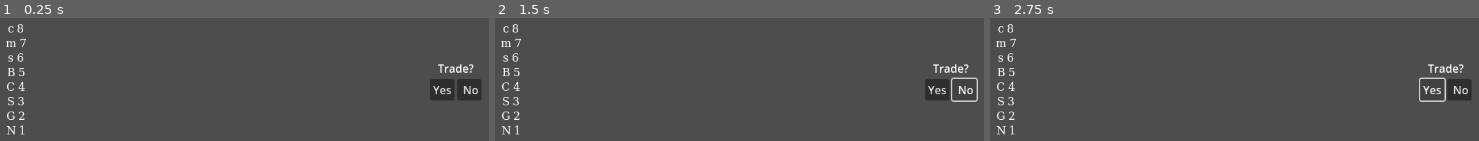
Above: before the commit, frames 1-3 (left to right).
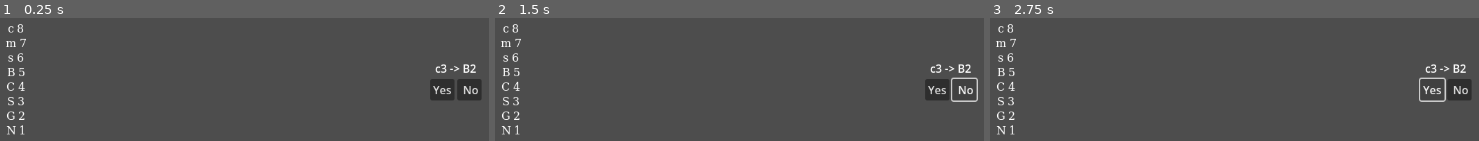
Above: after the commit, the same moments.

Repository: scarlettjclark/pencil-coloured-pirates
Game: Godot game, scene res://Scenes/trade_phase_ui.tscn
Two runs of this game, one before a commit and one after it. Both use one fixed random seed, a clock stepped at 60 frames per second and the inputs below.
Inputs:
- Up to frame 1 (0.25 s): no input
- Up to frame 2 (1.5 s): click "Yes" at 0.5 s; click "No" at 1.25 s
- Up to frame 3 (2.75 s): click "Yes" at 2 s

The runs differ from the first frame. In frame 1, 0.4% of the frame differs, in the area x 88-98%, y 37-45%; in frame 2, 0.4%; in frame 3, 0.4%.

Commit message:
implemented trade signals and refactored

Diff:
--- a/prototype-trading-phase/Scenes/trade.gd
+++ /dev/null
@@ -1,3 +0,0 @@
-class_name Trade
-
-extends VBoxContainer
--- /dev/null
+++ b/prototype-trading-phase/Scenes/trade.tscn
@@ -0,0 +1,34 @@
+[gd_scene load_steps=2 format=3 uid="uid://dswfestiuvokn"]
+
+[ext_resource type="Script" uid="uid://rcuas12jqqyx" path="res://Scripts/trade.gd" id="1_7plnu"]
+
+[node name="Trade" type="VBoxContainer"]
+anchors_preset = -1
+anchor_left = 0.5
+anchor_top = 0.1
+anchor_right = 0.9
+anchor_bottom = 0.9
+offset_right = 40.0
+offset_bottom = 40.0
+alignment = 1
+script = ExtResource("1_7plnu")
+
+[node name="TradeDescriptor" type="Label" parent="."]
+layout_mode = 2
+text = "Trade?"
+horizontal_alignment = 1
+
+[node name="ReplyButtons" type="HBoxContainer" parent="."]
+layout_mode = 2
+alignment = 1
+
+[node name="YesButton" type="Button" parent="ReplyButtons"]
+layout_mode = 2
+text = "Yes"
+
+[node name="NoButton" type="Button" parent="ReplyButtons"]
+layout_mode = 2
+text = " No"
+
+[connection signal="pressed" from="ReplyButtons/YesButton" to="." method="_on_yes_button_pressed"]
+[connection signal="pressed" from="ReplyButtons/NoButton" to="." method="_on_no_button_pressed"]
--- a/prototype-trading-phase/Scenes/trade_phase_ui.tscn
+++ b/prototype-trading-phase/Scenes/trade_phase_ui.tscn
@@ -1,46 +1,34 @@
-[gd_scene load_steps=5 format=3 uid="uid://bwrumuw54jww7"]
+[gd_scene load_steps=6 format=3 uid="uid://bwrumuw54jww7"]
 
-[ext_resource type="Script" uid="uid://rcuas12jqqyx" path="res://Scenes/trade.gd" id="1_fkhew"]
-[ext_resource type="Script" uid="uid://cy3xt5ygp7lhq" path="res://Scenes/goods_counters.gd" id="1_r1qp1"]
+[ext_resource type="PackedScene" uid="uid://dswfestiuvokn" path="res://Scenes/trade.tscn" id="1_fkhew"]
+[ext_resource type="Script" uid="uid://d2u7x3ah4yfet" path="res://Scripts/trade_phase_ui.gd" id="1_kytco"]
+[ext_resource type="Script" uid="uid://cy3xt5ygp7lhq" path="res://Scripts/goods_counters.gd" id="1_r1qp1"]
 [ext_resource type="PackedScene" uid="uid://1w5ii35frj82" path="res://Scenes/good_counter.tscn" id="2_westi"]
 [ext_resource type="Script" uid="uid://d0l3wr4fara0u" path="res://Scripts/goods.gd" id="4_kytco"]
 
-[node name="Trade Phase UI" type="Control"]
+[node name="TradePhaseUI" type="Control"]
 layout_mode = 3
 anchors_preset = 15
 anchor_right = 1.0
 anchor_bottom = 1.0
 grow_horizontal = 2
 grow_vertical = 2
+script = ExtResource("1_kytco")
 
-[node name="Trade" type="VBoxContainer" parent="."]
+[node name="Trade" parent="." node_paths=PackedStringArray("cost", "result") instance=ExtResource("1_fkhew")]
 layout_mode = 1
-anchors_preset = -1
-anchor_left = 0.5
-anchor_top = 0.1
-anchor_right = 0.9
-anchor_bottom = 0.9
-offset_right = 40.0
-offset_bottom = 40.0
-alignment = 1
-script = ExtResource("1_fkhew")
+cost = NodePath("Cost")
+result = NodePath("Result")
 
-[node name="Label" type="Label" parent="Trade"]
-layout_mode = 2
-text = "Trade?"
-horizontal_alignment = 1
+[node name="Cost" type="Node" parent="Trade"]
+script = ExtResource("4_kytco")
+crew = 3
+metadata/_custom_type_script = "uid://d0l3wr4fara0u"
 
-[node name="ReplyButtons" type="HBoxContainer" parent="Trade"]
-layout_mode = 2
-alignment = 1
-
-[node name="YesButton" type="Button" parent="Trade/ReplyButtons"]
-layout_mode = 2
-text = "Yes"
-
-[node name="NoButton" type="Button" parent="Trade/ReplyButtons"]
-layout_mode = 2
-text = " No"
+[node name="Result" type="Node" parent="Trade"]
+script = ExtResource("4_kytco")
+booze = 2
+metadata/_custom_type_script = "uid://d0l3wr4fara0u"
 
 [node name="GoodsCounters" type="VBoxContainer" parent="." node_paths=PackedStringArray("crew_counter", "munitions_counter", "supplies_counter", "booze_counter", "cloth_counter", "spices_counter", "gold_counter", "notoriety_counter", "store")]
 layout_mode = 1
@@ -97,3 +85,6 @@
 spices = 3
 gold = 2
 notoriety = 1
+
+[connection signal="next_trade" from="Trade" to="." method="_on_next_trade"]
+[connection signal="trade_accepted" from="Trade" to="." method="_on_trade_accepted"]
--- /dev/null
+++ b/prototype-trading-phase/Scripts/trade.gd
@@ -0,0 +1,22 @@
+class_name Trade
+
+extends VBoxContainer
+
+@onready var yes_button : Button = $ReplyButtons/YesButton
+@onready var no_button : Button = $ReplyButtons/NoButton
+@onready var trade_descriptor : Label = $TradeDescriptor
+@export var cost : Goods
+@export var result : Goods
+
+signal trade_accepted(cost : Goods, result : Goods)
+signal next_trade()
+
+func _ready():
+	trade_descriptor.text = cost.to_shorthand_label() + " -> " + result.to_shorthand_label()
+
+func _on_yes_button_pressed():
+	trade_accepted.emit(cost, result)
+	next_trade.emit()
+
+func _on_no_button_pressed():
+	next_trade.emit()
--- /dev/null
+++ b/prototype-trading-phase/Scripts/trade_phase_ui.gd
@@ -0,0 +1,12 @@
+class_name TradePhaseUI
+
+extends Control
+
+
+
+
+func _on_trade_accepted(cost : Goods, result : Goods) -> void:
+	print("Trade accepted!" + cost.to_shorthand_label() + "->" + result.to_shorthand_label())
+
+func _on_next_trade():
+	print("Next trade!")
Renamed: prototype-trading-phase/Scenes/goods_counters.gd -> prototype-trading-phase/Scripts/goods_counters.gd
Renamed: prototype-trading-phase/Scenes/goods_counters.gd.uid -> prototype-trading-phase/Scripts/goods_counters.gd.uid
Renamed: prototype-trading-phase/Scenes/trade.gd.uid -> prototype-trading-phase/Scripts/trade.gd.uid
Not shown, added: prototype-trading-phase/Scripts/trade_phase_ui.gd.uid
